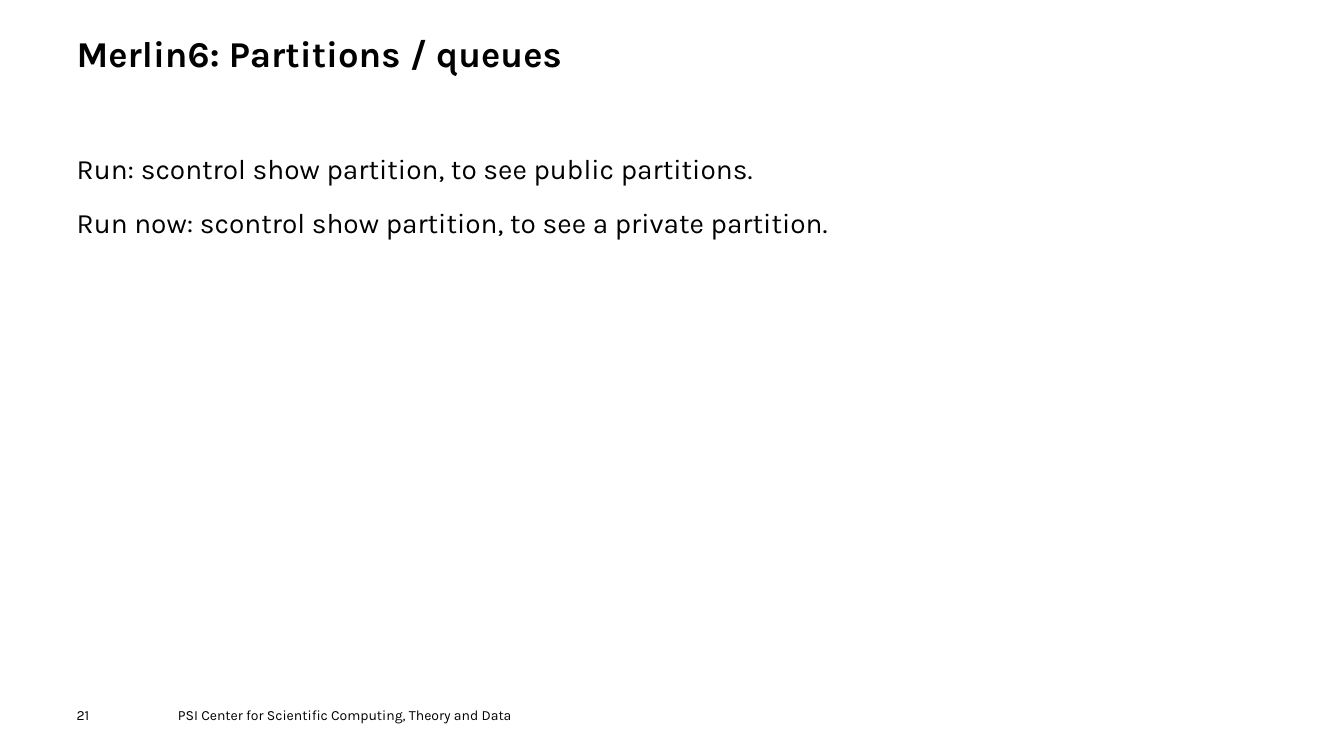
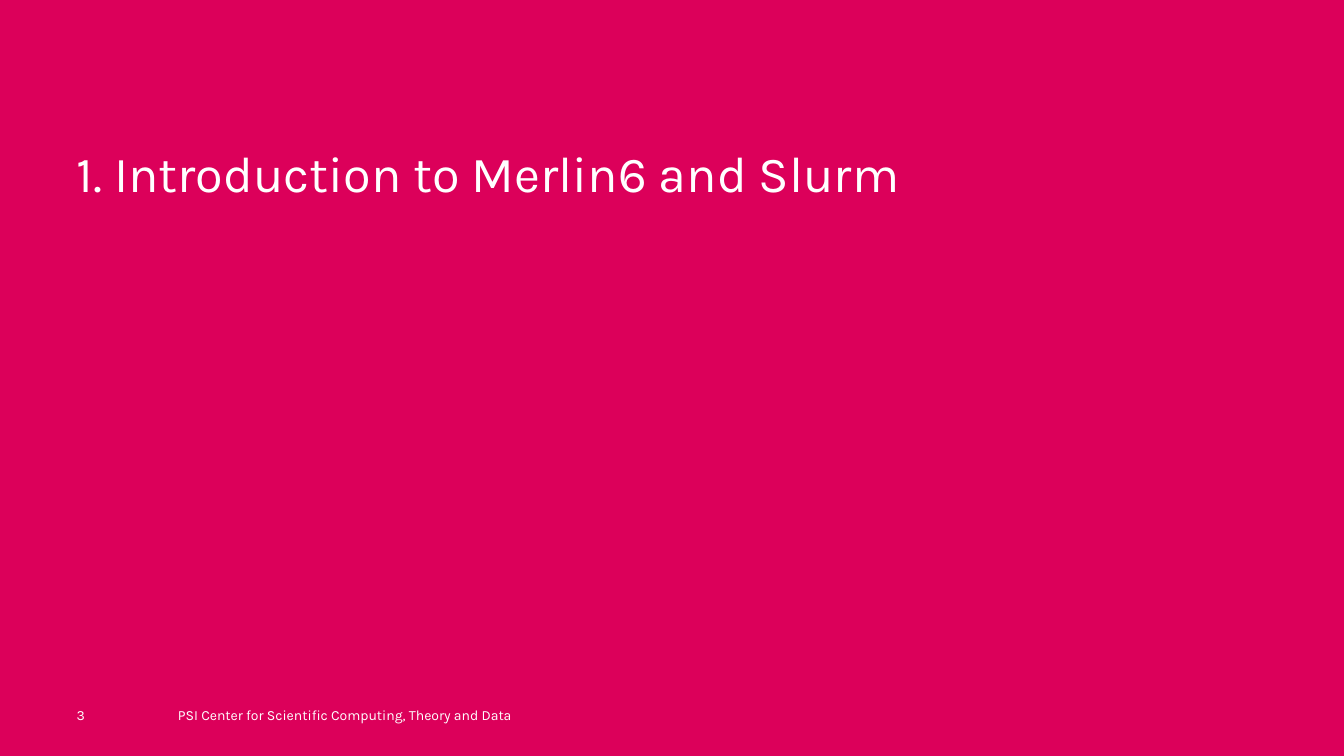
Before and after one commit to fhnw-hpcp/HS25, a slide deck: slide 3 of Slurm.odp (slide 21 before the commit). Drawn at 1344x756 pixels with LibreOffice and Linux fonts; fonts in the diff are those of the drawing; background and template pictures are left out. Boxes give left, top, right and bottom in pixels: in the first picture for what was removed or moved away, otherwise in the second. Text is boxed around its words. In the diff, an @@ line names an element or a change of style, - is before the commit and + after.

Commit message:
Update

```diff
--- a/Slurm.odp
+++ b/Slurm.odp
@@ background #FFFFFF to #DC005A @@
@@ title removed at box(77, 41, 562, 76) @@
-Merlin6: Partitions / queues
@@ text removed at box(77, 159, 828, 240) @@
-Run: scontrol show partition, to see public partitions.
-Run now: scontrol show partition, to see a private partition.
@@ text added at box(77, 157, 899, 193), 36 pt, text #FFFFFF @@
+1. Introduction to Merlin6 and Slurm
@@ page number at box(77, 711, 85, 720): text changed; text colour #000000 to #FFFFFF @@
-21
+3
@@ text "PSI Center for Scientific Computing, ..." at box(178, 710, 512, 724): text colour #000000 to #FFFFFF @@
```
Also in this commit, not shown: 16 other slides changed, 4 slides added, 22 slides removed.
